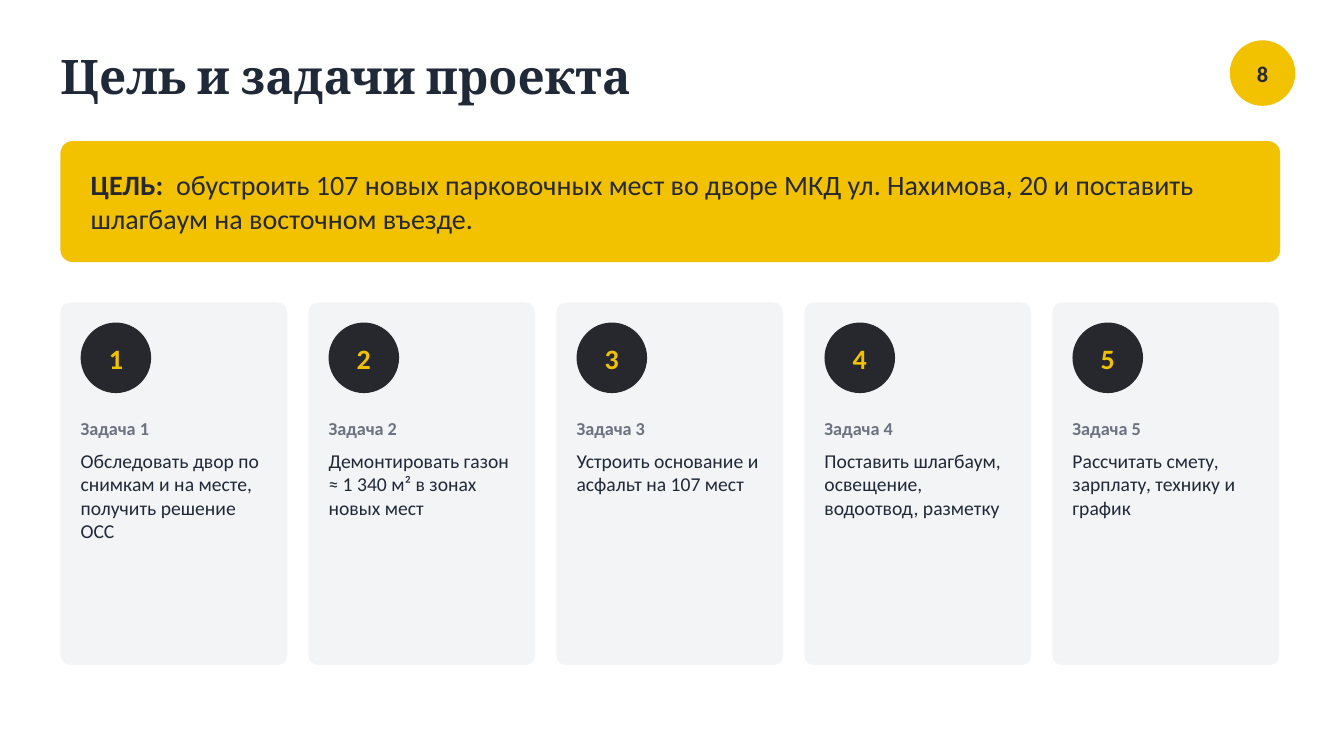
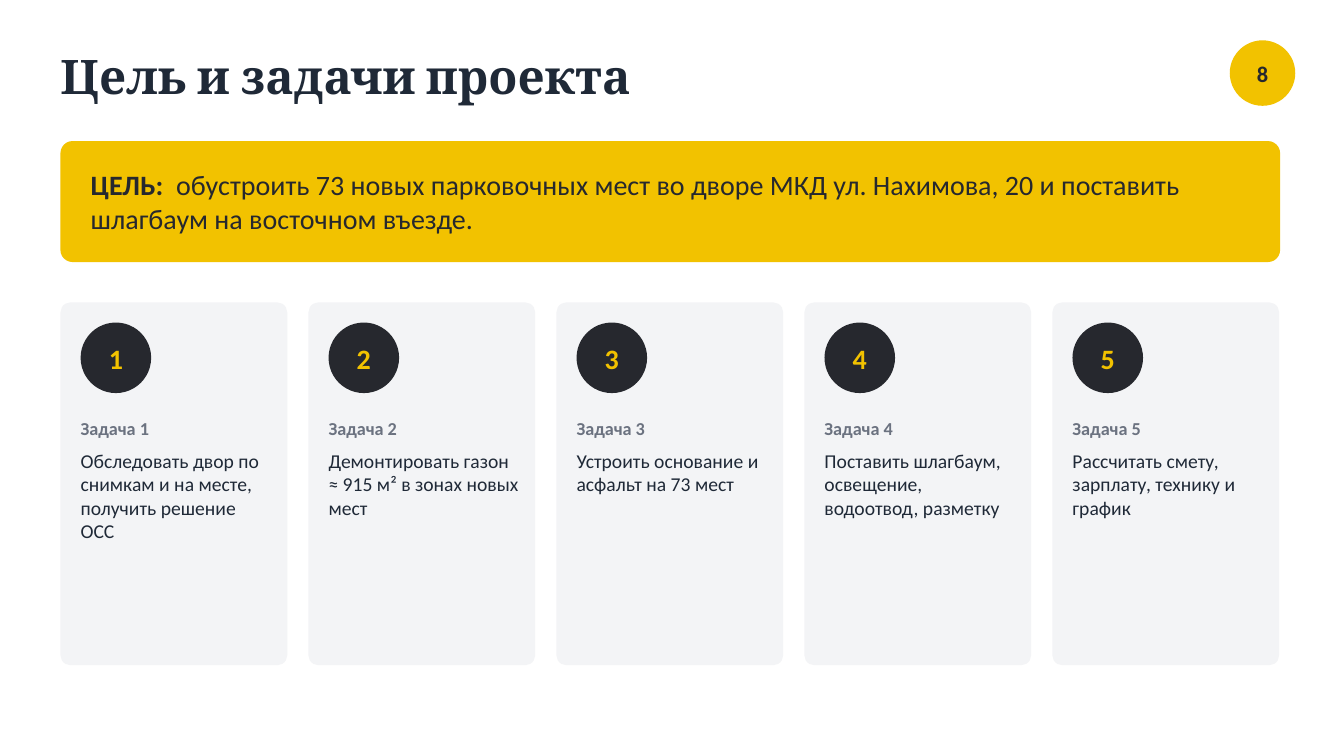
Before and after one commit to shortisshow-prog/mirigrushek, a slide deck: slide 8 of parking/Парковка_Нахимова_20.pptx. Drawn at 1344x756 pixels with LibreOffice and Linux fonts; fonts in the diff are those of the drawing. Boxes give left, top, right and bottom in pixels: in the first picture for what was removed or moved away, otherwise in the second. Text is boxed around its words. In the diff, an @@ line names an element or a change of style, - is before the commit and + after.

```diff
--- a/parking/Парковка_Нахимова_20.pptx
+++ b/parking/Парковка_Нахимова_20.pptx
@@ text at bbox=[91, 176, 1179, 234]: text changed @@
-ЦЕЛЬ: обустроить 107 новых парковочных мест во дворе МКД ул. Нахимова, 20 и поставить шлагбаум на восточном въезде.
+ЦЕЛЬ: обустроить 73 новых парковочных мест во дворе МКД ул. Нахимова, 20 и поставить шлагбаум на восточном въезде.
@@ text at bbox=[329, 455, 519, 515]: text changed @@
-Демонтировать газон ≈ 1 340 м² в зонах новых мест
+Демонтировать газон ≈ 915 м² в зонах новых мест
@@ text at bbox=[577, 455, 759, 495]: text changed @@
-Устроить основание и асфальт на 107 мест
+Устроить основание и асфальт на 73 мест
```
Also in this commit, not shown: 7 other slides changed, 1 slide added, 3 other files.
